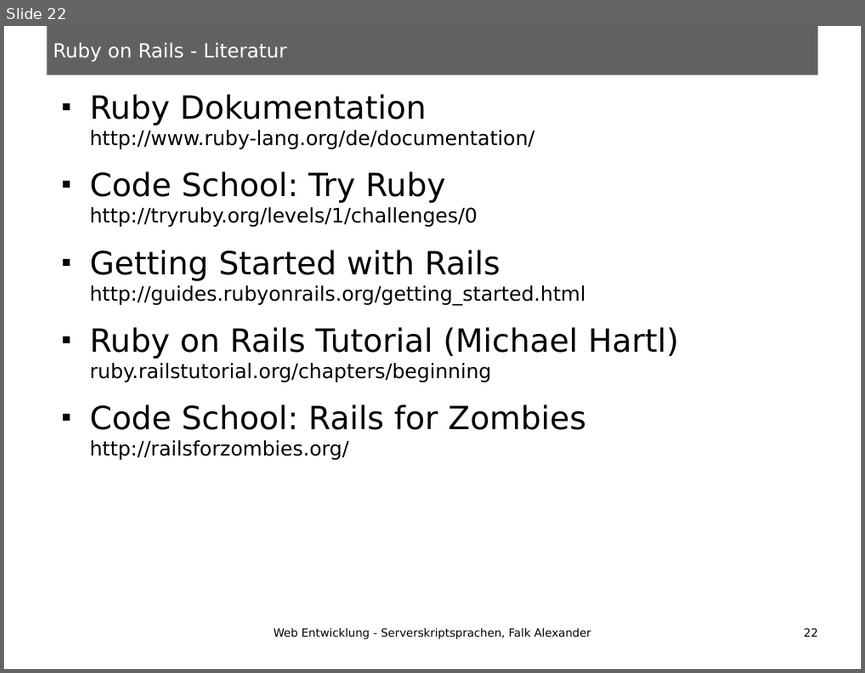
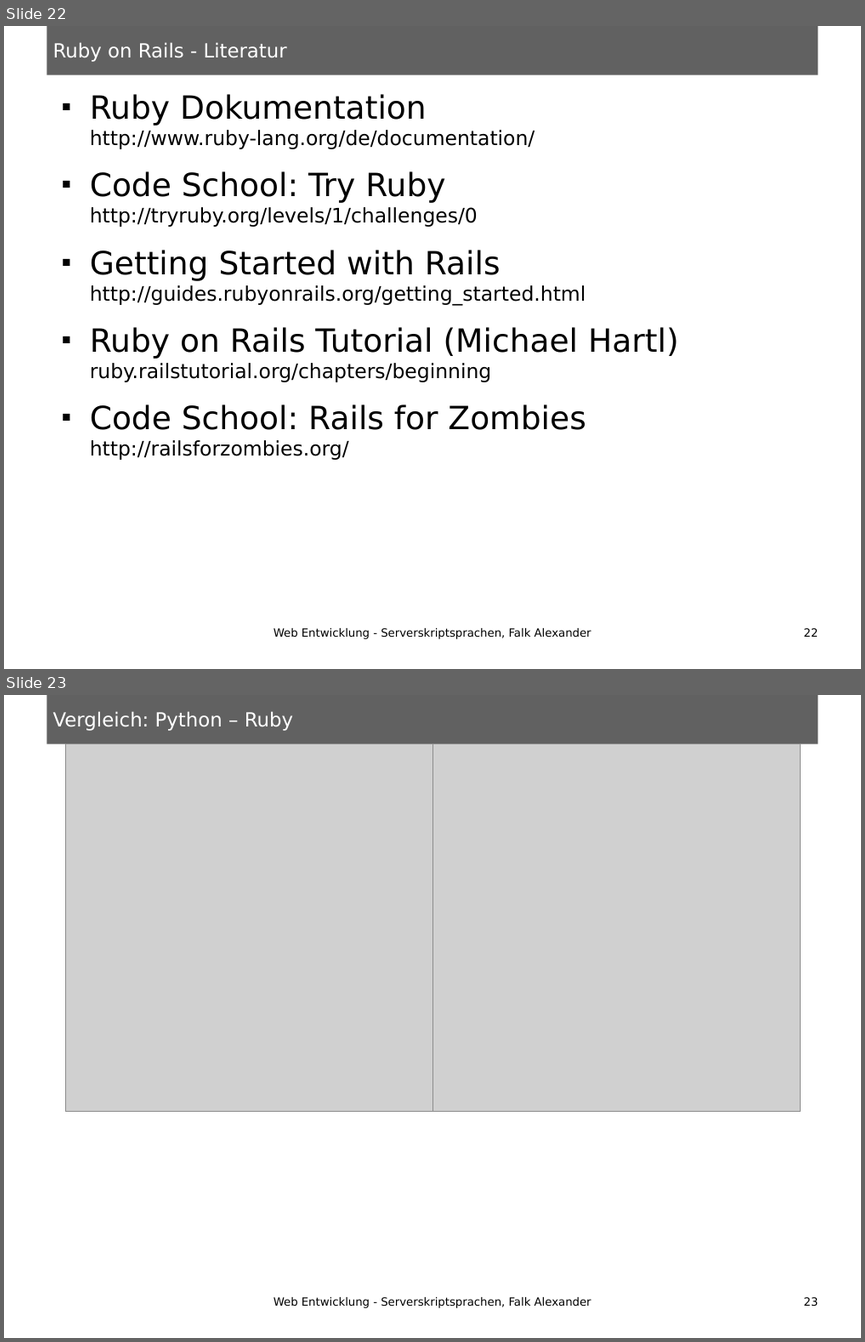
Before and after one commit to ungeziefer9488/HSA-SWS-SoSe13-Serverskriptsprachen, a slide deck: Vortrag.odp. Shown one above the other, each under a label of ours: slide 22 before the commit, slides 22 and 23 after it. The pictures are 865x673 and 865x1342 pixels, drawn with LibreOffice and Linux fonts; fonts in the diff are those of the drawing; grey boxes stand for pictures. Boxes give left, top, right and bottom in pixels: in the first picture for what was removed or moved away, otherwise in the second. Text is boxed around its words. In the diff, an @@ line names an element or a change of style, - is before the commit and + after.

Commit message:
Presentation nearly finished.

```diff
--- a/Vortrag.odp
+++ b/Vortrag.odp
@@ slide 23 added at (x1=4, y1=695, x2=861, y2=1338), background #FFFFFF; not listed: 1 template element that a slide beside it also shows @@
@@ title added at (x1=53, y1=711, x2=293, y2=731), 18 pt, text #FFFFFF @@
+Vergleich: Python – Ruby
@@ picture added at (x1=65, y1=744, x2=432, y2=1111) @@
@@ picture added at (x1=432, y1=744, x2=800, y2=1111) @@
@@ text added at (x1=273, y1=1297, x2=591, y2=1308), 10.5 pt, text #000000 @@
+Web Entwicklung - Serverskriptsprachen, Falk Alexander
@@ page number added at (x1=804, y1=1297, x2=818, y2=1306), 10.5 pt, text #000000 @@
+23
```
